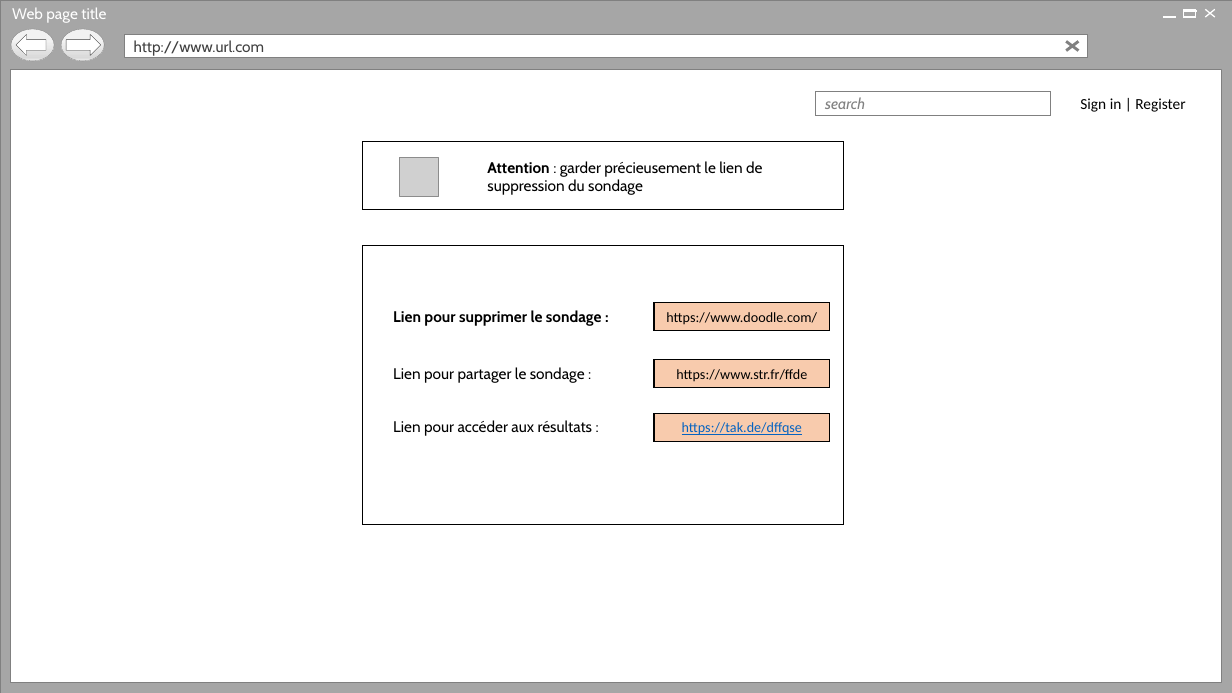
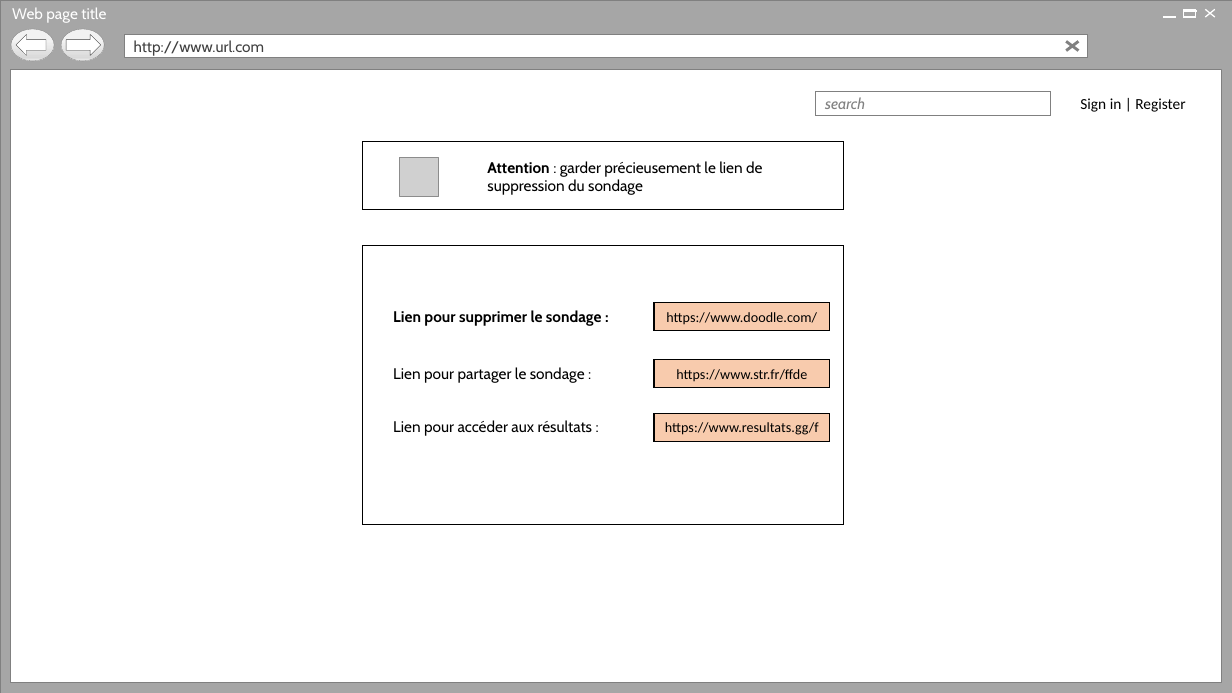
Before and after one commit to Holyz1988/PROJET1-ASP.NET, a slide deck: slide 6 of Page d’acceuil.pptx. Drawn at 1232x693 pixels with LibreOffice and Linux fonts; fonts in the diff are those of the drawing; grey boxes stand for pictures; background and template pictures are left out. Boxes give left, top, right and bottom in pixels: in the first picture for what was removed or moved away, otherwise in the second. Text is boxed around its words. In the diff, an @@ line names an element or a change of style, - is before the commit and + after.

```diff
--- a/Page d’acceuil.pptx
+++ b/Page d’acceuil.pptx
@@ text in rectangle at [665, 422, 819, 435]: text changed; text colour #0563C1 to #000000 @@
-https://tak.de/dffqse
+https://www.resultats.gg/f
```
Also in this commit, not shown: 18 other slides changed, 1 slide removed.
